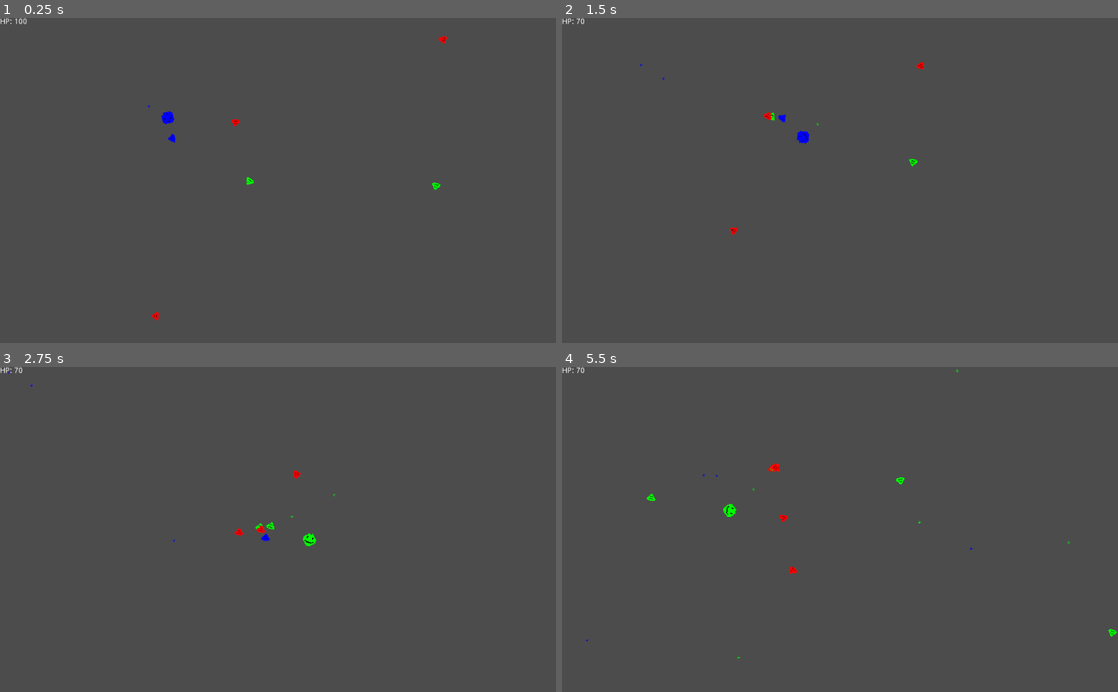
Above: before the commit, frames 1-4 (two rows, left to right).
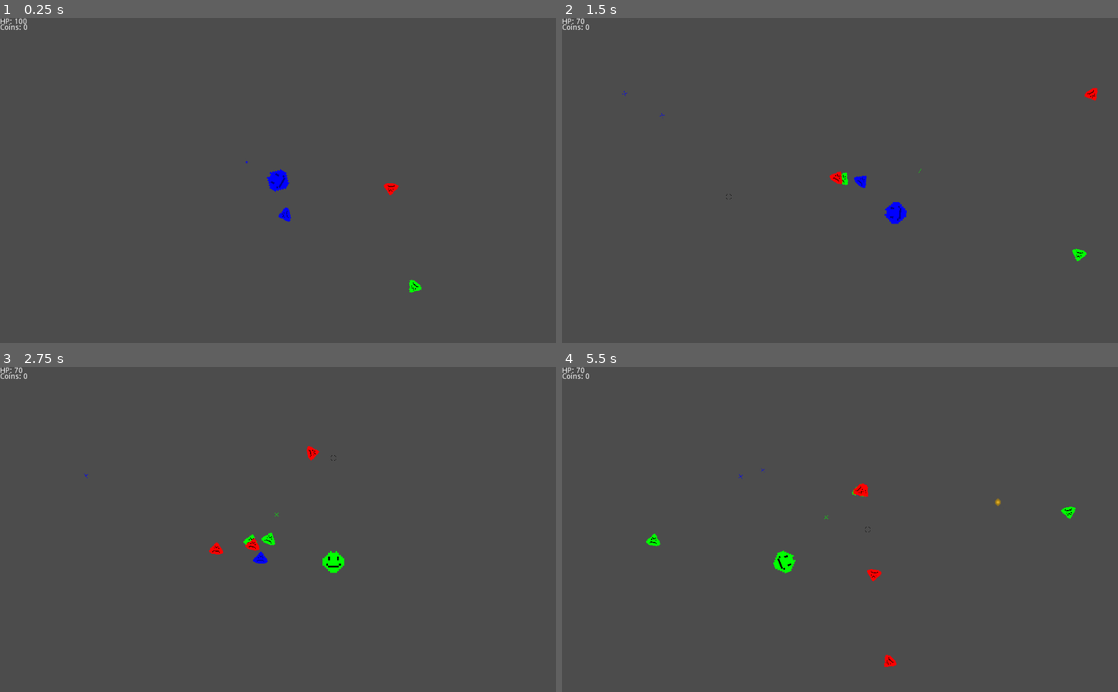
Above: after the commit, the same moments.

Repository: JuanG10/boss
Game: Godot game, scene res://proof of concept.tscn
Two runs of this game, one before a commit and one after it. Both use one fixed random seed, a clock stepped at 60 frames per second and the inputs below.
Inputs (mouse positions are in pixels of both pictures, inside the frame that each line leads up to):
- Up to frame 1 (0.25 s): no input
- Up to frame 2 (1.5 s): tap Enter (ui_accept) at 0.5, 0.77 s; move the mouse to (962, 164) at 0.52 s; hold D (right) 0.53-1.28 s; tap E (next_color) at 0.6 s; move the mouse to (728, 196) at 1.27 s; hold S (down) from 1.28 s (still down); tap Q (previous_color) at 1.35 s
- Up to frame 3 (2.75 s): tap Enter (ui_accept) at 1.52 s; move the mouse to (333, 458) at 2.02 s; release S (down) at 2.03 s; hold D (right) from 2.03 s (still down); tap E (next_color) at 2.1 s
- Up to frame 4 (5.5 s): move the mouse to (812, 594) at 2.77 s; release D (right) at 2.78 s; hold W (up) 2.78-3.53 s; tap Q (previous_color) at 2.85, 4.35 s; tap Enter (ui_accept) at 3.02, 3.77, 4.52 s; move the mouse to (1006, 578) at 3.52 s; hold A (left) 3.53-5.03 s; tap E (next_color) at 3.6, 5.1 s; move the mouse to (673, 480) at 4.27 s; move the mouse to (867, 529) at 5.02 s; hold S (down) from 5.03 s (still down)

The runs differ from the first frame. In frame 1, 0.7% of the frame differs, in the area x 0-81%, y 0-94%; in frame 2, 0.8%; in frame 3, 0.8%; in frame 4, 0.9%, in the area x 0-100%, y 0-93%.

Commit message:
integrado lo mostrado en la demo

Diff:
--- a/Coin.gd
+++ b/Coin.gd
@@ -8,6 +8,7 @@
 	queue_free()
 
 func grab():
+	$PickUpSound.play(0)
 	GlobalVariables.money += 10
 	remove()
 
--- a/Coin.tscn
+++ b/Coin.tscn
@@ -1,7 +1,8 @@
-[gd_scene load_steps=4 format=2]
+[gd_scene load_steps=5 format=2]
 
 [ext_resource path="res://coin.png" type="Texture" id=1]
 [ext_resource path="res://Coin.gd" type="Script" id=2]
+[ext_resource path="res://Sound/341695__projectsu012__coins-1.wav" type="AudioStream" id=3]
 
 [sub_resource type="CapsuleShape2D" id=1]
 radius = 3.00435
@@ -22,4 +23,7 @@
 wait_time = 3.0
 one_shot = true
 autostart = true
+
+[node name="PickUpSound" type="AudioStreamPlayer" parent="."]
+stream = ExtResource( 3 )
 [connection signal="timeout" from="Timer" to="." method="_on_Timer_timeout"]
--- /dev/null
+++ b/Coins.gd
@@ -0,0 +1,7 @@
+extends Label
+
+func _ready():
+	set_text("Coins: " + str(GlobalVariables.money))
+
+func on_update():
+	set_text("Coins: " + str(GlobalVariables.money))
--- /dev/null
+++ b/Cursor/Cursor.gd
@@ -0,0 +1,8 @@
+extends Node2D
+
+
+func _ready():
+	Input.set_mouse_mode(Input.MOUSE_MODE_HIDDEN)
+
+func _process(delta):
+	$Sprite.position = get_global_mouse_position()
--- /dev/null
+++ b/Cursor/Cursor.tscn
@@ -0,0 +1,12 @@
+[gd_scene load_steps=3 format=2]
+
+[ext_resource path="res://cursor.png" type="Texture" id=1]
+[ext_resource path="res://Cursor/Cursor.gd" type="Script" id=2]
+
+[node name="Node2D" type="Node2D"]
+script = ExtResource( 2 )
+
+[node name="Sprite" type="Sprite" parent="."]
+position = Vector2( 0.0810947, 0.303038 )
+scale = Vector2( 0.0382636, 0.0407045 )
+texture = ExtResource( 1 )
--- a/Enemies/Bullet.gd
+++ b/Enemies/Bullet.gd
@@ -29,3 +29,7 @@
 func remove():
 	get_parent().remove_child(self)
 	queue_free()
+
+
+func _on_Timer_timeout():
+	remove()
--- a/Enemies/Bullet.tscn
+++ b/Enemies/Bullet.tscn
@@ -14,4 +14,8 @@
 
 [node name="Sprite" type="Sprite" parent="."]
 texture = ExtResource( 1 )
+
+[node name="Timer" type="Timer" parent="."]
+wait_time = 5.0
 [connection signal="area_entered" from="." to="." method="_on_player_collision"]
+[connection signal="timeout" from="Timer" to="." method="_on_Timer_timeout"]
--- a/Player/Bullet.gd
+++ b/Player/Bullet.gd
@@ -15,10 +15,12 @@
 func _physics_process(_delta):
 	position += velocity
 
-
 func remove():
 	get_parent().remove_child(self)
 	queue_free()
 
 func takeDamage():
 	pass
+
+func _on_Timer_timeout():
+	remove()
--- a/Player/Bullet.tscn
+++ b/Player/Bullet.tscn
@@ -1,6 +1,6 @@
 [gd_scene load_steps=4 format=2]
 
-[ext_resource path="res://Player/Bullet.png" type="Texture" id=1]
+[ext_resource path="res://Player/Bullet2.png" type="Texture" id=1]
 [ext_resource path="res://Player/Bullet.gd" type="Script" id=2]
 
 [sub_resource type="CircleShape2D" id=1]
@@ -10,7 +10,12 @@
 script = ExtResource( 2 )
 
 [node name="Sprite" type="Sprite" parent="."]
+scale = Vector2( 0.5, 0.5 )
 texture = ExtResource( 1 )
 
 [node name="CollisionShape2D" type="CollisionShape2D" parent="."]
 shape = SubResource( 1 )
+
+[node name="Timer" type="Timer" parent="."]
+wait_time = 5.0
+[connection signal="timeout" from="Timer" to="." method="_on_Timer_timeout"]
--- a/Player/Player.gd
+++ b/Player/Player.gd
@@ -2,6 +2,7 @@
 
 var Bullet = preload("res://Player/Bullet.tscn")
 var label
+var coins
 
 var speed = GlobalVariables.speed
 var atk_speed = GlobalVariables.atk_speed
@@ -15,8 +16,9 @@
 var collisiones = [0b110, 0b101, 0b011]
 var n       = 0
 
-func initialize(l):
+func initialize(l,c):
 	label = l
+	coins = c
 	label.on_update(health)
 
 func _ready():
@@ -58,7 +60,7 @@
 	health -= n
 	label.on_update(health)
 	if health <= 0:
-		get_tree().reload_current_scene()
+		get_tree().change_scene("res://UpgradeScreen/UpgradeWindow.tscn")
 
 func shoot():
 	var b = Bullet.instance()
@@ -77,3 +79,4 @@
 
 func _on_grab_coin(area):
 	area.grab()
+	coins.on_update()
--- /dev/null
+++ b/Points.gd
@@ -0,0 +1,7 @@
+extends Label
+
+func _ready():
+	set_text("Points: " + str(GlobalVariables.points))
+
+func on_update():
+	set_text("Points: " + str(GlobalVariables.points))
--- /dev/null
+++ b/UpgradeScreen/BasePanel.tscn
@@ -0,0 +1,8 @@
+[gd_scene load_steps=3 format=2]
+
+[ext_resource path="res://UpgradeScreen/UpgradePanel.tscn" type="PackedScene" id=1]
+[ext_resource path="res://Fondos/fondo-tres-futbol.jpg" type="Texture" id=2]
+
+[node name="BasePanel" instance=ExtResource( 1 )]
+background = ExtResource( 2 )
+[connection signal="item_activated" from="upgrade_list" to="upgrade_list" method="_on_list_item_activated"]
--- /dev/null
+++ b/UpgradeScreen/GreenPanel.tscn
@@ -0,0 +1,7 @@
+[gd_scene load_steps=3 format=2]
+
+[ext_resource path="res://UpgradeScreen/UpgradePanel.tscn" type="PackedScene" id=1]
+[ext_resource path="res://Fondos/fondo-verde.jpg" type="Texture" id=2]
+
+[node name="GreenPanel" instance=ExtResource( 1 )]
+background = ExtResource( 2 )
--- /dev/null
+++ b/UpgradeScreen/Pannels.gd
@@ -0,0 +1,17 @@
+extends Panel
+
+export (Resource) var background
+
+onready var upgradeMainWindow:Node2D = get_parent()
+var new_style = StyleBoxTexture.new()
+
+func _ready():
+	new_style.texture = background
+	set("custom_styles/panel", new_style)
+
+func _on_button_up(fill_mode:int, next_pos:Vector2)->void:
+	# fill_mode debe ser 0-8. Ver en documentacion de TextureProgress.
+	upgradeMainWindow.change_panel_to(fill_mode, next_pos)
+
+func _on_Play_again_button_up():
+	upgradeMainWindow.get_tree().change_scene("res://proof of concept.tscn")
--- /dev/null
+++ b/UpgradeScreen/RedPanel.tscn
@@ -0,0 +1,7 @@
+[gd_scene load_steps=3 format=2]
+
+[ext_resource path="res://UpgradeScreen/UpgradePanel.tscn" type="PackedScene" id=1]
+[ext_resource path="res://Fondos/fondo-rojo.jpg" type="Texture" id=2]
+
+[node name="RedPanel" instance=ExtResource( 1 )]
+background = ExtResource( 2 )
--- /dev/null
+++ b/UpgradeScreen/TransitionAnimation.gd
@@ -0,0 +1,27 @@
+extends TextureProgress
+
+var temp_value:float
+var can_start = false
+const TRANSITION_VELOCITY = 5
+
+signal end_animation
+var emit_once = true
+var not_reverse = false
+
+func _physics_process(delta):
+	if can_start:
+		if not_reverse: temp_value = get_value() + TRANSITION_VELOCITY
+		else: temp_value = get_value() - TRANSITION_VELOCITY
+	set_value(temp_value)
+	_emit_end()
+
+func _emit_end():
+	if get_value() >= max_value && emit_once:
+		can_start = false
+		emit_once = false
+		emit_signal("end_animation")
+
+func _start_animation():
+	can_start = true
+	emit_once = true
+	not_reverse = !not_reverse
--- /dev/null
+++ b/UpgradeScreen/UpgradePanel.tscn
@@ -0,0 +1,99 @@
+[gd_scene load_steps=5 format=2]
+
+[ext_resource path="res://UpgradeScreen/Pannels.gd" type="Script" id=1]
+[ext_resource path="res://UpgradeScreen/upgrade_list.gd" type="Script" id=2]
+[ext_resource path="res://Iconos/Flecha.png" type="Texture" id=3]
+[ext_resource path="res://Coins.gd" type="Script" id=4]
+
+[node name="UpgradePanel" type="Panel"]
+margin_right = 1024.0
+margin_bottom = 600.0
+script = ExtResource( 1 )
+__meta__ = {
+"_edit_use_anchors_": false
+}
+
+[node name="upgrade_list" type="ItemList" parent="."]
+margin_left = 192.0
+margin_top = 128.0
+margin_right = 832.0
+margin_bottom = 456.0
+max_text_lines = 2
+max_columns = 4
+same_column_width = true
+icon_mode = 0
+script = ExtResource( 2 )
+__meta__ = {
+"_edit_use_anchors_": false
+}
+
+[node name="Left_button" type="Button" parent="."]
+margin_left = 64.0
+margin_top = 352.0
+margin_right = 376.0
+margin_bottom = 712.0
+rect_rotation = 180.0
+rect_scale = Vector2( 0.2, 0.2 )
+icon = ExtResource( 3 )
+flat = true
+__meta__ = {
+"_edit_use_anchors_": false
+}
+
+[node name="Right_button" type="Button" parent="."]
+margin_left = 960.0
+margin_top = 280.0
+margin_right = 1272.0
+margin_bottom = 640.0
+rect_scale = Vector2( 0.2, 0.2 )
+icon = ExtResource( 3 )
+flat = true
+__meta__ = {
+"_edit_use_anchors_": false
+}
+
+[node name="Bottom_button" type="Button" parent="."]
+margin_left = 552.0
+margin_top = 536.0
+margin_right = 864.0
+margin_bottom = 896.0
+rect_rotation = 90.0
+rect_scale = Vector2( 0.2, 0.2 )
+icon = ExtResource( 3 )
+flat = true
+__meta__ = {
+"_edit_use_anchors_": false
+}
+
+[node name="Top_button" type="Button" parent="."]
+margin_left = 472.0
+margin_top = 64.0
+margin_right = 784.0
+margin_bottom = 424.0
+rect_rotation = 270.0
+rect_scale = Vector2( 0.2, 0.2 )
+icon = ExtResource( 3 )
+flat = true
+__meta__ = {
+"_edit_use_anchors_": false
+}
+
+[node name="Play_again_button" type="Button" parent="."]
+margin_left = 24.0
+margin_top = 40.0
+margin_right = 192.0
+margin_bottom = 128.0
+text = "Jugar de nuevo"
+
+[node name="Coins" type="Label" parent="."]
+margin_left = 768.0
+margin_top = 112.0
+margin_right = 832.0
+margin_bottom = 128.0
+text = "Coins: 0"
+script = ExtResource( 4 )
+[connection signal="button_up" from="Left_button" to="." method="_on_button_up" binds= [ 0, Vector2( -1, 0 ) ]]
+[connection signal="button_up" from="Right_button" to="." method="_on_button_up" binds= [ 1, Vector2( 1, 0 ) ]]
+[connection signal="button_up" from="Bottom_button" to="." method="_on_button_up" binds= [ 3, Vector2( 0, 1 ) ]]
+[connection signal="button_up" from="Top_button" to="." method="_on_button_up" binds= [ 8, Vector2( 0, -1 ) ]]
+[connection signal="button_up" from="Play_again_button" to="." method="_on_Play_again_button_up"]
--- /dev/null
+++ b/UpgradeScreen/UpgradeWindow.gd
@@ -0,0 +1,42 @@
+extends Node2D
+
+const PANELS = {
+	BASE = preload("res://UpgradeScreen/BasePanel.tscn"),
+	RED = preload("res://UpgradeScreen/RedPanel.tscn"),
+	GREEN = preload("res://UpgradeScreen/GreenPanel.tscn")
+}
+
+const LEVELS = {
+	color_level = [PANELS.RED,PANELS.GREEN],
+	base_level = [PANELS.BASE]
+}
+
+onready var panel_matrix = [LEVELS.color_level,LEVELS.base_level] # y
+var actualPanel:Panel
+var actual_pos = Vector2(0,1) # Cuidado, 'y' es el segundo argumento
+
+signal start_animation
+
+func _ready():
+	_add_actual_panel()
+	$bg_music.play()
+
+func change_panel_to(fill_mode:int, next_panel:Vector2)->void:
+	actual_pos += next_panel
+	if _array_problems(): actual_pos -= next_panel
+	else:
+		$TransitionAnimation.set_fill_mode(fill_mode)
+		emit_signal("start_animation")
+
+func _array_problems()->bool:
+	return actual_pos.y < 0 || actual_pos.x < 0 || actual_pos.y > panel_matrix.size() - 1 || actual_pos.x > panel_matrix[actual_pos.y].size() - 1
+
+func _on_end_animation():
+	actualPanel.queue_free()
+	_add_actual_panel()
+	emit_signal("start_animation")
+
+func _add_actual_panel()->void:
+	actualPanel = panel_matrix[actual_pos.y][actual_pos.x].instance()
+	actualPanel.show_behind_parent = true
+	get_node("/root/UpgradeWindow").add_child(actualPanel)
--- /dev/null
+++ b/UpgradeScreen/UpgradeWindow.tscn
@@ -0,0 +1,24 @@
+[gd_scene load_steps=5 format=2]
+
+[ext_resource path="res://UpgradeScreen/UpgradeWindow.gd" type="Script" id=1]
+[ext_resource path="res://UpgradeScreen/TransitionAnimation.gd" type="Script" id=2]
+[ext_resource path="res://Fondos/Negro_de_transicion.png" type="Texture" id=3]
+[ext_resource path="res://Sound/PassingTime.ogg" type="AudioStream" id=4]
+
+[node name="UpgradeWindow" type="Node2D"]
+script = ExtResource( 1 )
+
+[node name="TransitionAnimation" type="TextureProgress" parent="."]
+light_mask = 0
+margin_right = 1024.0
+margin_bottom = 600.0
+texture_progress = ExtResource( 3 )
+script = ExtResource( 2 )
+__meta__ = {
+"_edit_use_anchors_": false
+}
+
+[node name="bg_music" type="AudioStreamPlayer" parent="."]
+stream = ExtResource( 4 )
+[connection signal="start_animation" from="." to="TransitionAnimation" method="_start_animation"]
+[connection signal="end_animation" from="TransitionAnimation" to="." method="_on_end_animation"]
--- /dev/null
+++ b/UpgradeScreen/upgrade_list.gd
@@ -0,0 +1,49 @@
+extends ItemList
+
+onready var parent_name = get_parent().name
+const ICON_SIZE = Vector2(100,100)
+
+const intPrecio = 30
+const precio = "$" + str(intPrecio) # Debería ir incrementando.
+
+# Iconos. Hardcodeado por ahora.
+const BASE = {
+	bala = preload("res://Iconos/bala_base.png"),
+	escudo = preload("res://Iconos/defensa_base.png"),
+	limitador = preload("res://Iconos/limitador_base.png"),
+	pistola = preload("res://Iconos/pistola_base.png")
+}
+const GREEN = {
+	cuchillo = preload("res://Iconos/cuchillo_azul-violeta.png"),
+	pistola = preload("res://Iconos/pistola_azul-violeta.png")
+}
+
+func _ready():
+	set_fixed_icon_size(ICON_SIZE)
+	if parent_name == "BasePanel":
+		add_item("Bala: +Cadencia " + precio, BASE.bala) #0
+		add_item("Limitador: +Velocidad " + precio, BASE.limitador) #1
+		add_item("Escudo: +Vida " + precio, BASE.escudo) #2
+		add_item("Pistola: +Daño " + precio, BASE.pistola) #3
+	elif parent_name == "RedPanel":
+		add_item("Cuchillo: +Daño a corta distancia contra rojo", GREEN.cuchillo)
+		add_item("Pistola: +Daño a distancia contra rojo", GREEN.pistola)
+	elif parent_name == "GreenPanel":
+		add_item("Cuchillo: +Daño a corta distancia contra verde", GREEN.cuchillo)
+		add_item("Pistola: +Daño a distancia contra verde", GREEN.pistola)
+
+
+func _on_list_item_activated(index):
+	# Muchos if hardcodeados, refactor junto con el jugador.
+	if GlobalVariables.money >= intPrecio:
+		GlobalVariables.money -= intPrecio
+		get_parent().get_node("Coins").on_update()
+		if _get_selected_item() == 0: GlobalVariables.atk_speed *= 0.9
+		elif _get_selected_item() == 1: GlobalVariables.speed += .5
+		elif _get_selected_item() == 2: GlobalVariables.health *= 1.1
+		elif _get_selected_item() == 3: GlobalVariables.dmg += 1
+		else: pass
+	#print("VelocidadAtaque: ", GlobalVariables.atk_speed," Velocidad: ", GlobalVariables.speed, " Vida: ",GlobalVariables.health, " Daño: ", GlobalVariables.dmg)
+
+func _get_selected_item()->int:
+	return get_selected_items()[0]
--- a/main.gd
+++ b/main.gd
@@ -9,7 +9,7 @@
 var points = 0
 
 func _ready():
-	$Player.initialize($Label)
+	$Player.initialize($Player/CanvasLayer/HP, $Player/CanvasLayer/Coins)
 	timer.set_one_shot(true)
 	timer.set_wait_time(5)
 	add_child(timer)
--- a/project.godot
+++ b/project.godot
@@ -28,6 +28,7 @@
 next_color={
 "deadzone": 0.5,
 "events": [ Object(InputEventKey,"resource_local_to_scene":false,"resource_name":"","device":0,"alt":false,"shift":false,"control":false,"meta":false,"command":false,"pressed":false,"scancode":69,"unicode":0,"echo":false,"script":null)
+, Object(InputEventMouseButton,"resource_local_to_scene":false,"resource_name":"","device":0,"alt":false,"shift":false,"control":false,"meta":false,"command":false,"button_mask":0,"position":Vector2( 0, 0 ),"global_position":Vector2( 0, 0 ),"factor":1.0,"button_index":2,"pressed":false,"doubleclick":false,"script":null)
  ]
 }
 shoot={
@@ -58,6 +59,7 @@
 previous_color={
 "deadzone": 0.5,
 "events": [ Object(InputEventKey,"resource_local_to_scene":false,"resource_name":"","device":0,"alt":false,"shift":false,"control":false,"meta":false,"command":false,"pressed":false,"scancode":81,"unicode":0,"echo":false,"script":null)
+, Object(InputEventMouseButton,"resource_local_to_scene":false,"resource_name":"","device":0,"alt":false,"shift":false,"control":false,"meta":false,"command":false,"button_mask":0,"position":Vector2( 0, 0 ),"global_position":Vector2( 0, 0 ),"factor":1.0,"button_index":1,"pressed":false,"doubleclick":false,"script":null)
  ]
 }
 
--- a/proof of concept.tscn
+++ b/proof of concept.tscn
@@ -6,14 +6,28 @@
 [ext_resource path="res://Sound/CPUtalk.ogg" type="AudioStream" id=4]
 [ext_resource path="res://cursor.png" type="Texture" id=5]
 [ext_resource path="res://Cursor.gd" type="Script" id=6]
+[ext_resource path="res://Coins.gd" type="Script" id=7]
 
 [node name="Main" type="Node"]
 script = ExtResource( 3 )
 
 [node name="Player" parent="." instance=ExtResource( 1 )]
 
-[node name="Label" type="Label" parent="."]
-margin_right = 40.0
+[node name="Camera2D" type="Camera2D" parent="Player"]
+current = true
+zoom = Vector2( 0.6, 0.6 )
+limit_smoothed = true
+drag_margin_h_enabled = true
+drag_margin_v_enabled = true
+
+[node name="AudioStreamPlayer2D" type="AudioStreamPlayer2D" parent="Player"]
+stream = ExtResource( 4 )
+volume_db = -10.0
+
+[node name="CanvasLayer" type="CanvasLayer" parent="Player"]
+
+[node name="HP" type="Label" parent="Player/CanvasLayer"]
+margin_right = 50.0
 margin_bottom = 14.0
 text = "HP: 100"
 script = ExtResource( 2 )
@@ -21,10 +35,16 @@
 "_edit_use_anchors_": false
 }
 
-[node name="AudioStreamPlayer2D" type="AudioStreamPlayer2D" parent="."]
-position = Vector2( 513.737, 280.653 )
-stream = ExtResource( 4 )
-autoplay = true
+[node name="Coins" type="Label" parent="Player/CanvasLayer"]
+margin_left = 0.00356674
+margin_top = 11.2791
+margin_right = 51.0036
+margin_bottom = 25.2791
+text = "Coins: 0"
+script = ExtResource( 7 )
+__meta__ = {
+"_edit_use_anchors_": false
+}
 
 [node name="Cursor" type="Sprite" parent="."]
 scale = Vector2( 0.01, 0.01 )
Binary file added: Enemies/AdvancedEnemy.png
Binary file added: Fondos/Negro_de_transicion.png
Not shown, added: Fondos/Negro_de_transicion.png.import
Binary file added: Fondos/fondo-amarillo-futbol_146x194.jpg
Not shown, added: Fondos/fondo-amarillo-futbol_146x194.jpg.import
Binary file added: Fondos/fondo-azul-futbol_146x194.jpg
Not shown, added: Fondos/fondo-azul-futbol_146x194.jpg.import
Binary file added: Fondos/fondo-banner-vertical-tres-colores_1035-17828.jpg
Not shown, added: Fondos/fondo-banner-vertical-tres-colores_1035-17828.jpg.import
Binary file added: Fondos/fondo-de-tres-colores.jpg
Not shown, added: Fondos/fondo-de-tres-colores.jpg.import
Binary file added: Fondos/fondo-purpura.jpg
(and 36 more such lines)
